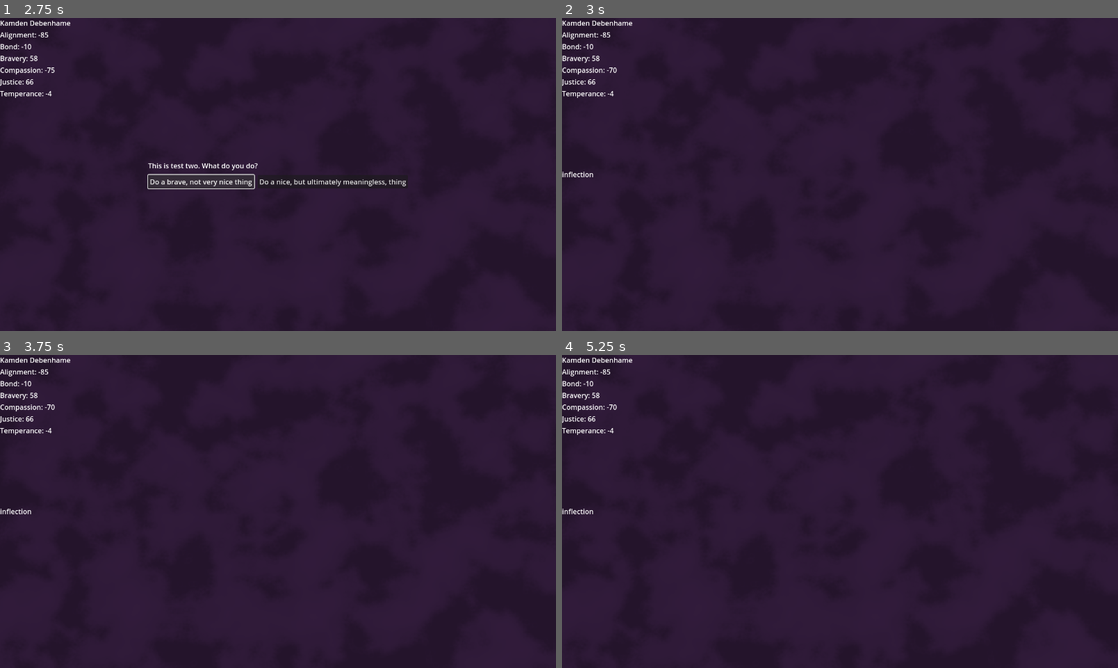
Above: before the commit, frames 1-4 (two rows, left to right).
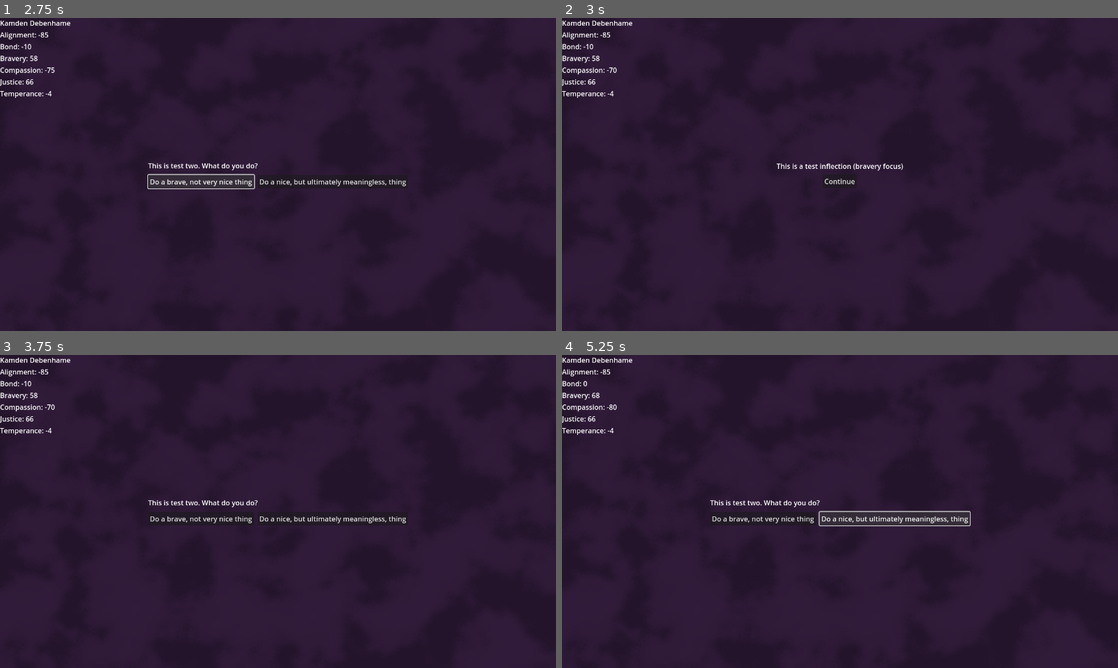
Above: after the commit, the same moments.

Repository: fiobabig/PirateJam16
Game: Godot game, scene res://app/game.tscn
Same seed, same stepped clock (60 frames per second), same inputs: the game is played once before the commit and once after it.
Inputs (mouse positions are in pixels of both pictures, inside the frame that each line leads up to):
- Up to frame 1 (2.75 s): click "Start Game" at 0.5 s; click "Do a noble thing" at 1.25 s; click "Do a brave, not very nice thi…" at 2 s
- Up to frame 2 (3 s): click "Do a nice, but ultimately mea…" at 2.75 s
- Up to frame 3 (3.75 s): click (278, 517) at 3.5 s, where only the run after the commit has a clickable "Continue"
- Up to frame 4 (5.25 s): click (762, 517) at 4.25 s, where only the run after the commit has a clickable "Do a brave, not very nice thi…"; click (873, 517) at 5 s, where only the run after the commit has a clickable "Do a mean thing"

Frame 1 is identical in both runs. In frame 2, 0.3% of the frame differs, in the area x 0-62%, y 46-54%; in frame 3, 0.6%; in frame 4, 0.9%, in the area x 0-74%, y 8-55%.

Commit message:
Handling inflection

Diff:
--- a/app/game_ui.gd
+++ b/app/game_ui.gd
@@ -3,21 +3,46 @@
 @onready var bearer_display: CanvasItem = %BearerDisplay
 @onready var decision_display: CanvasItem = %DecisionDisplay
 @onready var inflection_display: CanvasItem = %InflectionDisplay
+@onready var victory_good: CanvasItem = %VictoryGood
+@onready var victory_evil: CanvasItem = %VictoryEvil
 
 
 func _ready() -> void:
+	bearer_display.visible = false
 	decision_display.visible = false
 	inflection_display.visible = false
+	victory_good.visible = false
+	victory_evil.visible = false
 
 	EventService.start_decision.connect(_on_start_decision)
 	EventService.start_inflection.connect(_on_start_inflection)
+	EventService.victory_good.connect(_on_victory_good)
+	EventService.victory_evil.connect(_on_victory_evil)
 
 
 func _on_start_decision(decision: Decision):
 	decision_display.visible = true
 	inflection_display.visible = false
+	victory_good.visible = false
+	victory_evil.visible = false
 
 
 func _on_start_inflection(inflection: InflectionResource):
 	decision_display.visible = false
 	inflection_display.visible = true
+	victory_good.visible = false
+	victory_evil.visible = false
+
+
+func _on_victory_good():
+	bearer_display.visible = false
+	decision_display.visible = false
+	inflection_display.visible = false
+	victory_good.visible = true
+
+
+func _on_victory_evil():
+	bearer_display.visible = false
+	decision_display.visible = false
+	inflection_display.visible = false
+	victory_evil.visible = true
--- a/app/game_ui.tscn
+++ b/app/game_ui.tscn
@@ -1,9 +1,11 @@
-[gd_scene load_steps=5 format=3 uid="uid://03ba6erh0qlg"]
+[gd_scene load_steps=7 format=3 uid="uid://03ba6erh0qlg"]
 
 [ext_resource type="PackedScene" uid="uid://d36o7vkm36qq" path="res://bearer/display/bearer_display.tscn" id="1_bifpm"]
 [ext_resource type="Script" path="res://app/game_ui.gd" id="1_piche"]
 [ext_resource type="PackedScene" uid="uid://ctcsydwnhb4ii" path="res://event/decision/display/decision_display.tscn" id="2_b5b6n"]
 [ext_resource type="PackedScene" uid="uid://bimvq3vhbqo3u" path="res://event/inflection/display/inflection_display.tscn" id="4_n4sob"]
+[ext_resource type="PackedScene" uid="uid://566e71g14tc4" path="res://event/victory/victory_evil.tscn" id="5_1mhxg"]
+[ext_resource type="PackedScene" uid="uid://cixct64hwog81" path="res://event/victory/victory_good.tscn" id="6_1vyc8"]
 
 [node name="GameUI" type="MarginContainer"]
 anchors_preset = 15
@@ -24,3 +26,11 @@
 [node name="InflectionDisplay" parent="." instance=ExtResource("4_n4sob")]
 unique_name_in_owner = true
 layout_mode = 2
+
+[node name="VictoryGood" parent="." instance=ExtResource("6_1vyc8")]
+unique_name_in_owner = true
+layout_mode = 2
+
+[node name="VictoryEvil" parent="." instance=ExtResource("5_1mhxg")]
+unique_name_in_owner = true
+layout_mode = 2
--- a/bearer/service/bearer_service.gd
+++ b/bearer/service/bearer_service.gd
@@ -6,6 +6,9 @@
 var last_names: Array[String] = ["Grovese", "Debenhame", "Brewere", "Goode", "Stoddarde"]
 
 var _current: BearerResource
+var current: BearerResource:
+	get:
+		return _current
 
 
 func create():
--- /dev/null
+++ b/event/inflection/display/inflection_display.gd
@@ -0,0 +1,15 @@
+extends MarginContainer
+
+@onready var description: Label = %Description
+
+
+func _ready() -> void:
+	EventService.start_inflection.connect(_on_start_inflection)
+
+
+func _on_continue_pressed() -> void:
+	EventService.next()
+
+
+func _on_start_inflection(inflection: InflectionResource):
+	description.text = inflection.description
--- a/event/inflection/display/inflection_display.tscn
+++ b/event/inflection/display/inflection_display.tscn
@@ -1,4 +1,6 @@
-[gd_scene format=3 uid="uid://bimvq3vhbqo3u"]
+[gd_scene load_steps=2 format=3 uid="uid://bimvq3vhbqo3u"]
+
+[ext_resource type="Script" path="res://event/inflection/display/inflection_display.gd" id="1_y16a4"]
 
 [node name="InflectionDisplay" type="MarginContainer"]
 anchors_preset = 15
@@ -6,7 +8,24 @@
 anchor_bottom = 1.0
 grow_horizontal = 2
 grow_vertical = 2
+script = ExtResource("1_y16a4")
 
-[node name="Label" type="Label" parent="."]
+[node name="CenterContainer" type="CenterContainer" parent="."]
 layout_mode = 2
-text = "inflection"
+
+[node name="VBoxContainer" type="VBoxContainer" parent="CenterContainer"]
+layout_mode = 2
+theme_override_constants/separation = 8
+
+[node name="Description" type="Label" parent="CenterContainer/VBoxContainer"]
+unique_name_in_owner = true
+layout_mode = 2
+text = "Inflection Description"
+horizontal_alignment = 1
+
+[node name="Continue" type="Button" parent="CenterContainer/VBoxContainer"]
+layout_mode = 2
+size_flags_horizontal = 4
+text = "Continue"
+
+[connection signal="pressed" from="CenterContainer/VBoxContainer/Continue" to="." method="_on_continue_pressed"]
--- a/event/service/event_service.gd
+++ b/event/service/event_service.gd
@@ -2,18 +2,33 @@
 
 signal start_decision(decision: Decision)
 signal start_inflection(inflection: InflectionResource)
+signal victory_good
+signal victory_evil
 
 @export var decisions: Array[Decision]
 @export var inflections: Array[InflectionResource]
 
+const SCORE_SCALE: float = 0.25
+
+var _current_inflection: InflectionResource
+var _score: float = 0.0  # -100 to 100
 var _time_to_next_inflection: int = 3
+
+enum Victory { None, Good, Evil }
 
 
 func next():
-	if _time_to_next_inflection > 0:
-		_process_decision()
-	else:
-		_process_inflection()
+	var victory = _process_victory()
+
+	if victory == Victory.None:
+		if _time_to_next_inflection > 0:
+			_process_decision()
+		else:
+			_process_inflection()
+	elif victory == Victory.Good:
+		victory_good.emit()
+	elif victory == Victory.Evil:
+		victory_evil.emit()
 
 
 func _process_decision():
@@ -27,6 +42,31 @@
 func _process_inflection():
 	_time_to_next_inflection = 3
 
-	var inflection = inflections[randi() % inflections.size()]
+	_current_inflection = inflections[randi() % inflections.size()]
 
-	start_inflection.emit(inflection)
+	start_inflection.emit(_current_inflection)
+
+
+func _process_victory() -> Victory:
+	if _current_inflection == null:
+		return Victory.None
+
+	var score_delta = (
+		(
+			(BearerService.current.bravery * _current_inflection.bravery_weight)
+			+ (BearerService.current.compassion * _current_inflection.compassion_weight)
+			+ (BearerService.current.justice * _current_inflection.justice_weight)
+			+ (BearerService.current.temperance * _current_inflection.temperance_weight)
+		)
+		* SCORE_SCALE
+	)
+
+	_score += score_delta
+	_current_inflection = null
+
+	if _score >= 100:
+		return Victory.Good
+	elif _score <= -100:
+		return Victory.Evil
+	else:
+		return Victory.None
--- /dev/null
+++ b/event/victory/victory_evil.tscn
@@ -0,0 +1,15 @@
+[gd_scene format=3 uid="uid://566e71g14tc4"]
+
+[node name="VictoryEvil" type="MarginContainer"]
+anchors_preset = 15
+anchor_right = 1.0
+anchor_bottom = 1.0
+grow_horizontal = 2
+grow_vertical = 2
+
+[node name="CenterContainer" type="CenterContainer" parent="."]
+layout_mode = 2
+
+[node name="Label" type="Label" parent="CenterContainer"]
+layout_mode = 2
+text = "Victory evil"
--- /dev/null
+++ b/event/victory/victory_good.tscn
@@ -0,0 +1,15 @@
+[gd_scene format=3 uid="uid://cixct64hwog81"]
+
+[node name="VictoryGood" type="MarginContainer"]
+anchors_preset = 15
+anchor_right = 1.0
+anchor_bottom = 1.0
+grow_horizontal = 2
+grow_vertical = 2
+
+[node name="CenterContainer" type="CenterContainer" parent="."]
+layout_mode = 2
+
+[node name="Label" type="Label" parent="CenterContainer"]
+layout_mode = 2
+text = "Victory good"
